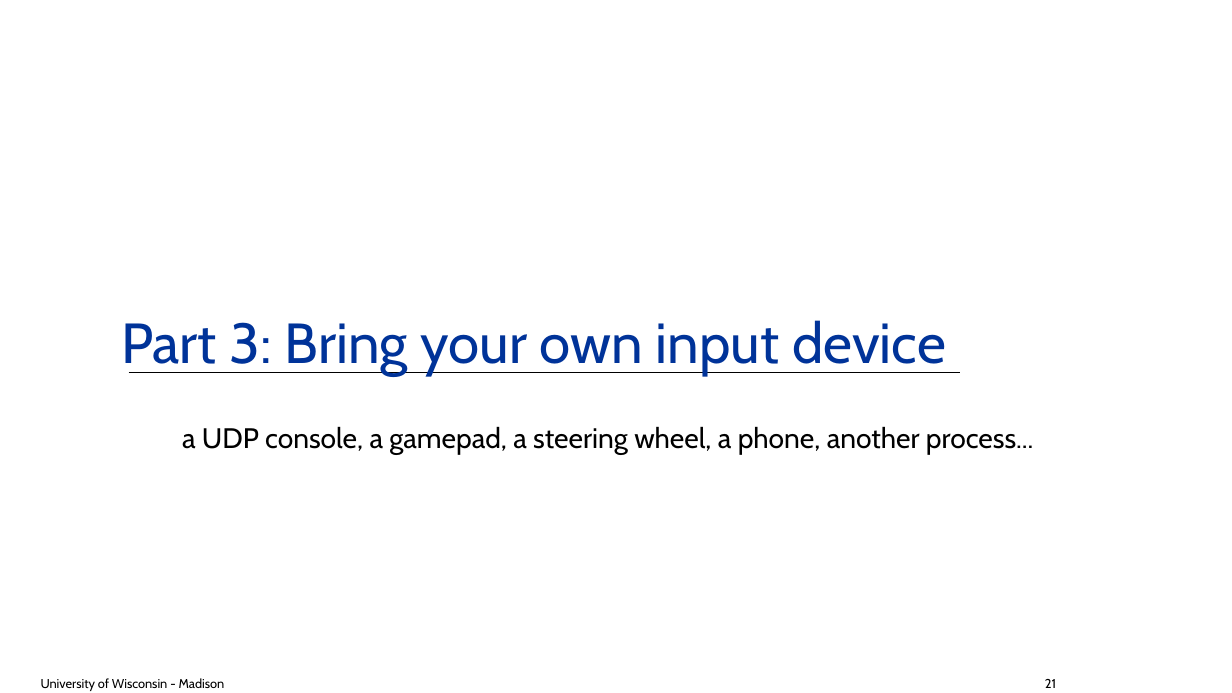
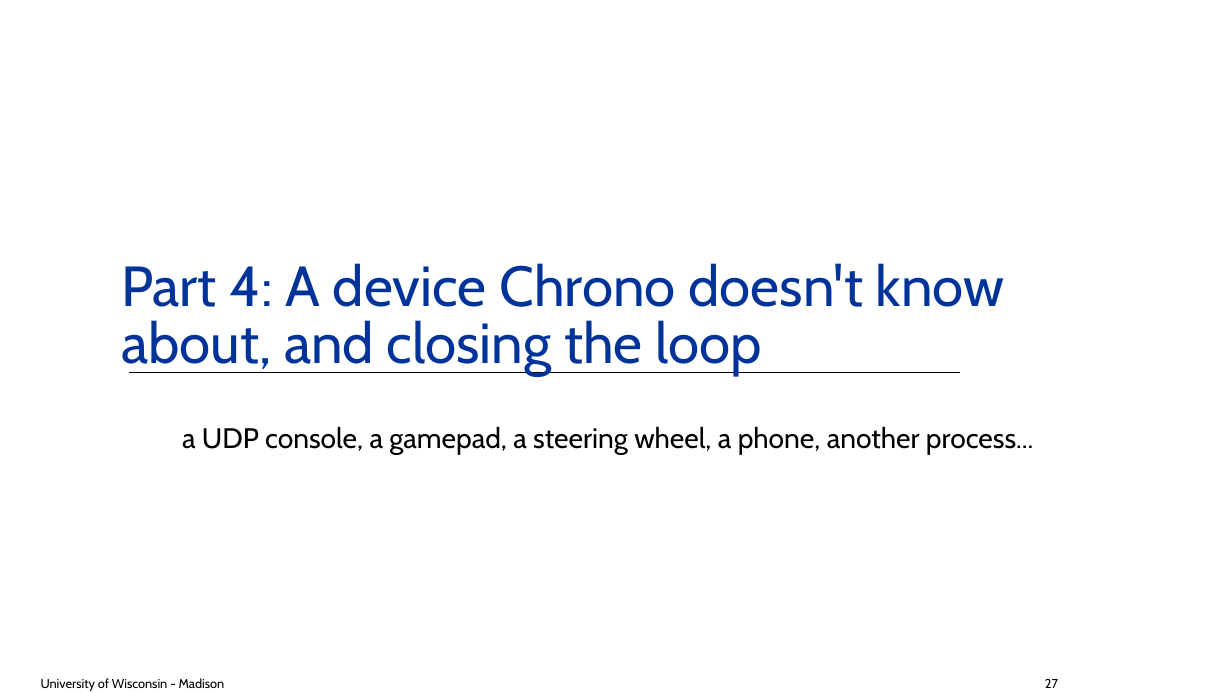
Before and after one commit to ksha23/chrono-hil-tutorial, a slide deck: slide 27 of tutorial_HIL_driver.pptx (slide 21 before the commit). Drawn at 1232x693 pixels with LibreOffice and Linux fonts; fonts in the diff are those of the drawing; background and template pictures are left out. Boxes give left, top, right and bottom in pixels: in the first picture for what was removed or moved away, otherwise in the second. Text is boxed around its words. In the diff, an @@ line names an element or a change of style, - is before the commit and + after.

```diff
--- a/tutorial_HIL_driver.pptx
+++ b/tutorial_HIL_driver.pptx
@@ title at [121,263,1005,376]: text changed @@
-Part 3: Bring your own input device
+Part 4: A device Chrono doesn't know about, and closing the loop
@@ text at [1045,679,1058,688]: text changed @@
-21
+27
```
Also in this commit, not shown: 23 other slides changed, 5 slides added, 1 slide removed, 3 other files.
